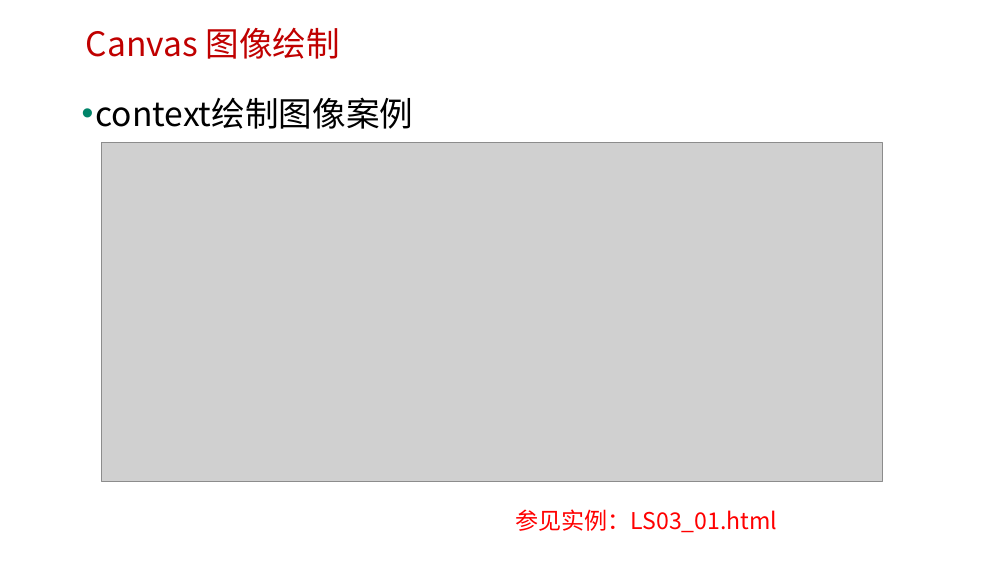
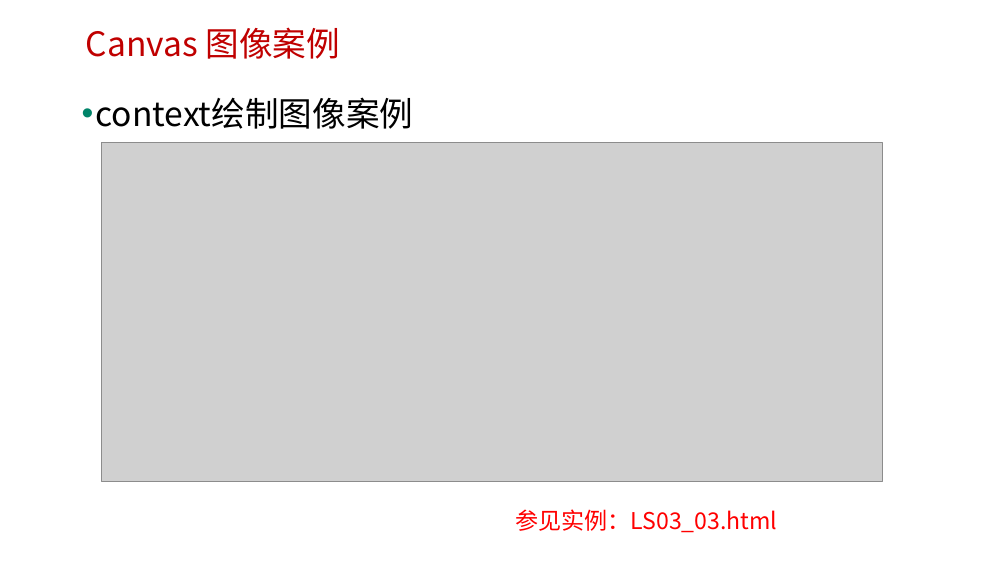
Before and after one commit to edu2act/course-H5-Animation-and-Game-Development, a slide deck: slide 6 of 课程PPT/（03）H5 Canvas图像操作.pptx (slide 7 before the commit). Drawn at 1008x567 pixels with LibreOffice and Linux fonts; fonts in the diff are those of the drawing; grey boxes stand for pictures; background and template pictures are left out. Boxes give left, top, right and bottom in pixels: in the first picture for what was removed or moved away, otherwise in the second. Text is boxed around its words. In the diff, an @@ line names an element or a change of style, - is before the commit and + after.

```diff
--- a/课程PPT/（03）H5 Canvas图像操作.pptx
+++ b/课程PPT/（03）H5 Canvas图像操作.pptx
@@ text at (86, 27, 340, 59): text changed @@
-Canvas 图像绘制
+Canvas 图像案例
@@ text at (515, 509, 777, 533): text changed @@
-参见实例：LS03_01.html
+参见实例：LS03_03.html
```
Also in this commit, not shown: 5 other slides changed, 2 slides added, 4 other files.
